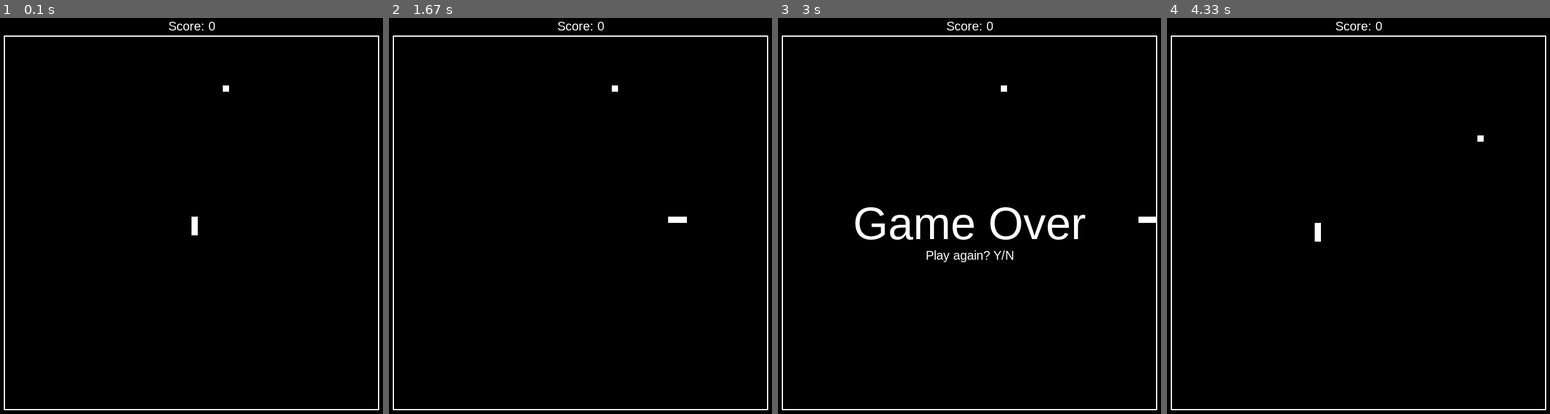
Above: before the commit, frames 1-4 (left to right).
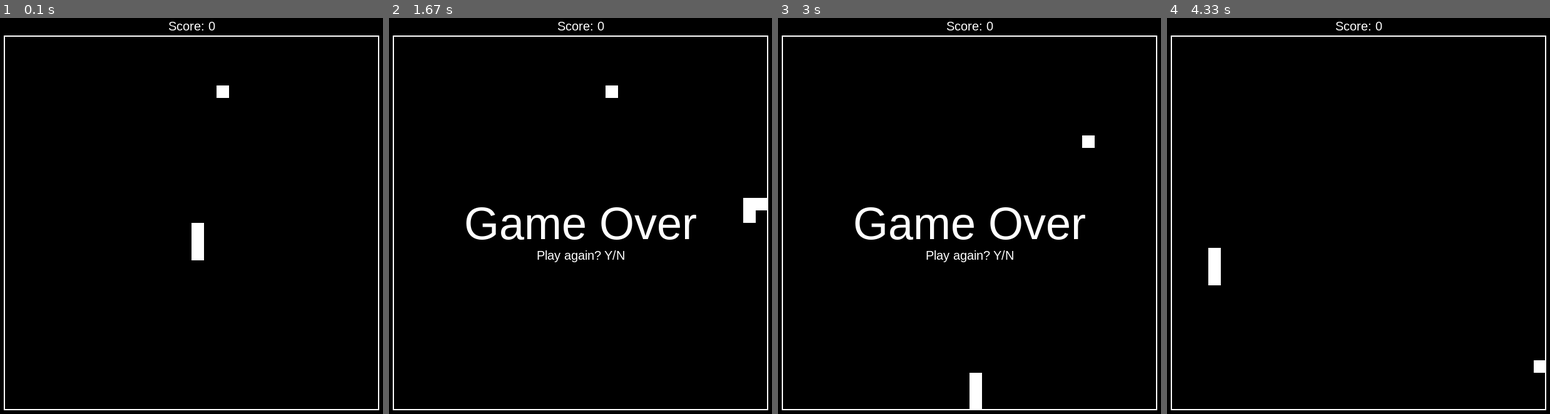
Above: after the commit, the same moments.

Repository: JoakimPetersson/OneFilePyGames
Game: pygame game, started from Snake.py
Two runs of this game, one before a commit and one after it. Both use one fixed random seed, a clock stepped at 60 frames per second and the inputs below.
Inputs:
- Up to frame 1 (0.1 s): no input
- Up to frame 2 (1.67 s): hold Right 0.33-0.8 s; hold Up 0.83-1.13 s; hold Right 1.17-1.63 s
- Up to frame 3 (3 s): tap Y at 2.23 s
- Up to frame 4 (4.33 s): tap Y at 3.33, 4.25 s; hold Left 3.67-4.07 s; hold Up from 4.1 s (still down)

The runs differ from the first frame. In frame 1, 0.4% of the frame differs, in the area x 50-60%, y 17-62%; in frame 2, 2.2%, in the area x 20-99%, y 17-62%; in frame 3, 0.5%; in frame 4, 0.5%.

Commit message:
Added Dodger

Diff:
--- /dev/null
+++ b/Dodger.py
@@ -0,0 +1,186 @@
+import pygame
+from pygame.locals import *
+from enum import Enum
+import random
+import copy
+
+# Colors
+BLACK = ( 0, 0, 0)
+WHITE = ( 255, 255, 255)
+GREEN = ( 0, 255, 0)
+RED = ( 255, 0, 0)
+BLUE = ( 0, 0, 255)
+
+# "Constants"
+SCREEN_WIDTH = 800;
+SCREEN_HEIGHT = 800;
+GAME_AREA = 600
+SPAWN_SPEED = 300
+ENEMY_MOVE_SPEED = 3
+BORDER = 100
+PLAYER_SIZE = 20
+MOVE_SPEED = 5
+
+# System
+pygame.init()
+pygame.font.init()
+run = True
+clock = pygame.time.Clock()
+size = ( SCREEN_WIDTH, SCREEN_HEIGHT)
+screen = pygame.display.set_mode(size)
+pygame.display.set_caption("Dodger")
+font = pygame.font.SysFont("Arial", 20)
+bigfont = pygame.font.SysFont("Arial", 72)
+TICK = 60
+run = True
+score = 0
+game_over = False
+pygame.mouse.set_visible(False)
+
+class Player(pygame.sprite.Sprite):
+    def __init__(self, color, width, height):
+        super().__init__()
+        self.image = pygame.Surface((width, height))
+        self.image.fill(BLACK)
+        self.image.set_colorkey(BLACK)
+        rect = pygame.Rect(0, 0, width, height)
+        pygame.draw.rect(self.image, color, rect, 0)
+        self.rect = self.image.get_rect()
+
+class Enemy(pygame.sprite.Sprite):
+    def __init__(self, color, width, height):
+        super().__init__()
+        self.image = pygame.Surface((width, height))
+        self.image.fill(BLACK)
+        self.image.set_colorkey(BLACK)
+        rect = pygame.Rect(0, 0, width, height)
+        pygame.draw.rect(self.image, color, rect, 0)
+        self.rect = self.image.get_rect()
+
+# Events
+SPAWN_EVENT = USEREVENT + 1
+pygame.time.set_timer(SPAWN_EVENT, SPAWN_SPEED)
+
+# Objects
+player = Player(WHITE, PLAYER_SIZE, PLAYER_SIZE)
+player.rect.x = (SCREEN_WIDTH // 2)
+player.rect.y = (SCREEN_HEIGHT // 2)
+
+enemies = []
+
+borderrect = pygame.Rect(BORDER,BORDER,GAME_AREA,GAME_AREA)
+
+sprites = pygame.sprite.Group()
+sprites.add(player)
+
+# Main game loop
+while run:
+    for event in pygame.event.get():
+        if event.type == pygame.QUIT:
+            run = False
+
+        if (event.type == SPAWN_EVENT) and (game_over == False):
+            h = random.randint(5, 100)
+            w = random.randint(5, 100)
+            enemy = Enemy(RED, w, h)
+
+            enemies.append(enemy)
+
+            startx = random.randint(BORDER, GAME_AREA)
+            enemy.rect.x = startx
+            enemy.rect.y = BORDER
+            sprites.add(enemy)
+
+        if event.type == pygame.KEYDOWN:
+            if event.key == pygame.K_x:
+                run = False
+
+            if game_over:
+                if event.key == pygame.K_y:
+
+                    player.kill()
+                    del player
+                    player = Player(WHITE, PLAYER_SIZE, PLAYER_SIZE)
+                    player.rect.x = (SCREEN_WIDTH // 2)
+                    player.rect.y = (SCREEN_HEIGHT // 2)
+                    pygame.mouse.set_pos([SCREEN_WIDTH // 2, SCREEN_HEIGHT // 2])
+                    sprites.add(player)
+                    score = 0
+                    ENEMY_MOVE_SPEED = 3
+                    game_over = False
+                    SPAWN_SPEED = 300
+                    pygame.time.set_timer(SPAWN_EVENT, SPAWN_SPEED)
+
+                    for e in enemies:
+                        e.kill()
+                        sprites.update()
+
+                    del enemies[:]
+                    enemies = []
+
+                if event.key == pygame.K_n:
+                    run = False
+
+    keys = pygame.key.get_pressed()
+
+    if not game_over:
+        player.rect.center = pygame.mouse.get_pos()
+
+        '''
+        if keys[pygame.K_LEFT]:
+            player.rect.move_ip(0 - MOVE_SPEED, 0)
+        if keys[pygame.K_RIGHT]:
+            player.rect.move_ip(MOVE_SPEED, 0)
+        if keys[pygame.K_DOWN]:
+            player.rect.move_ip(0, MOVE_SPEED)
+        if keys[pygame.K_UP]:
+            player.rect.move_ip(0, 0 - MOVE_SPEED)
+        '''
+
+
+    for e in enemies:
+        e.rect.y += ENEMY_MOVE_SPEED
+
+        if player.rect.colliderect(e):
+            game_over = True
+            ENEMY_MOVE_SPEED = 0
+
+        if not borderrect.contains(e.rect):
+            e.kill()
+            #sprites.remove(e)
+            e = None
+            score += 1
+
+            if score % 20 == 0:
+                ENEMY_MOVE_SPEED += 1
+                SPAWN_SPEED -= 20
+                pygame.time.set_timer(SPAWN_EVENT, SPAWN_SPEED)
+
+
+
+    enemies[:] = [e for e in enemies if borderrect.contains(e.rect)]
+
+    player.rect.clamp_ip(borderrect)
+    # Drawing graphics
+    screen.fill(BLACK)
+
+    # Game border
+    pygame.draw.rect(screen, WHITE, borderrect, 2)
+
+    sprites.update()
+    sprites.draw(screen)
+
+    scorestring = "Score: " + str(score)
+    scoretext = font.render(scorestring, True, WHITE)
+    screen.blit(scoretext, (((SCREEN_WIDTH // 2) - (scoretext.get_width() // 2)), ((BORDER // 2) + scoretext.get_height())))
+
+    if game_over:
+        gameovertext = bigfont.render("Game Over", True, WHITE)
+        gameoversubtext = font.render("Play again? Y/N", True, WHITE)
+        screen.blit(gameovertext, ((SCREEN_WIDTH // 2) - (gameovertext.get_width() // 2), (SCREEN_HEIGHT // 2 ) - (gameovertext.get_height() // 2)))
+        screen.blit(gameoversubtext, ((SCREEN_WIDTH // 2) - (gameoversubtext.get_width() // 2), ((SCREEN_HEIGHT // 2 ) + (gameovertext.get_height() // 2))))
+
+    pygame.display.update()
+    clock.tick(TICK)
+
+pygame.quit()
--- a/Snake.py
+++ b/Snake.py
@@ -3,9 +3,6 @@
 from enum import Enum
 import random
 import copy
-
-# TODO
-# Set speed value
 
 # Colors
 BLACK = ( 0, 0, 0)
@@ -18,9 +15,9 @@
 SCREEN_WIDTH = 800;
 SCREEN_HEIGHT = 800;
 GAME_AREA = 600
-GRID_SIZE = 60
+GRID_SIZE = 30
 SQUARE_SIDE = GAME_AREA // GRID_SIZE
-SPEED = 75
+SPEED = 40
 BORDER = 100
 
 # System
@@ -36,7 +33,6 @@
 TICK = 60
 run = True
 
-
 # Events
 MOVE_EVENT = USEREVENT + 1
 pygame.time.set_timer(MOVE_EVENT, SPEED)
@@ -201,14 +197,9 @@
                     self.body[idx].pos.x = self.body[idx -1].pos.x
                     self.body[idx].pos.y = self.body[idx -1].pos.y
 
-
-
-
     def draw_snake(self, screen):
         self.sprites.update()
         self.sprites.draw(screen)
-
-
 
 # Objects
 snake = Snake()
